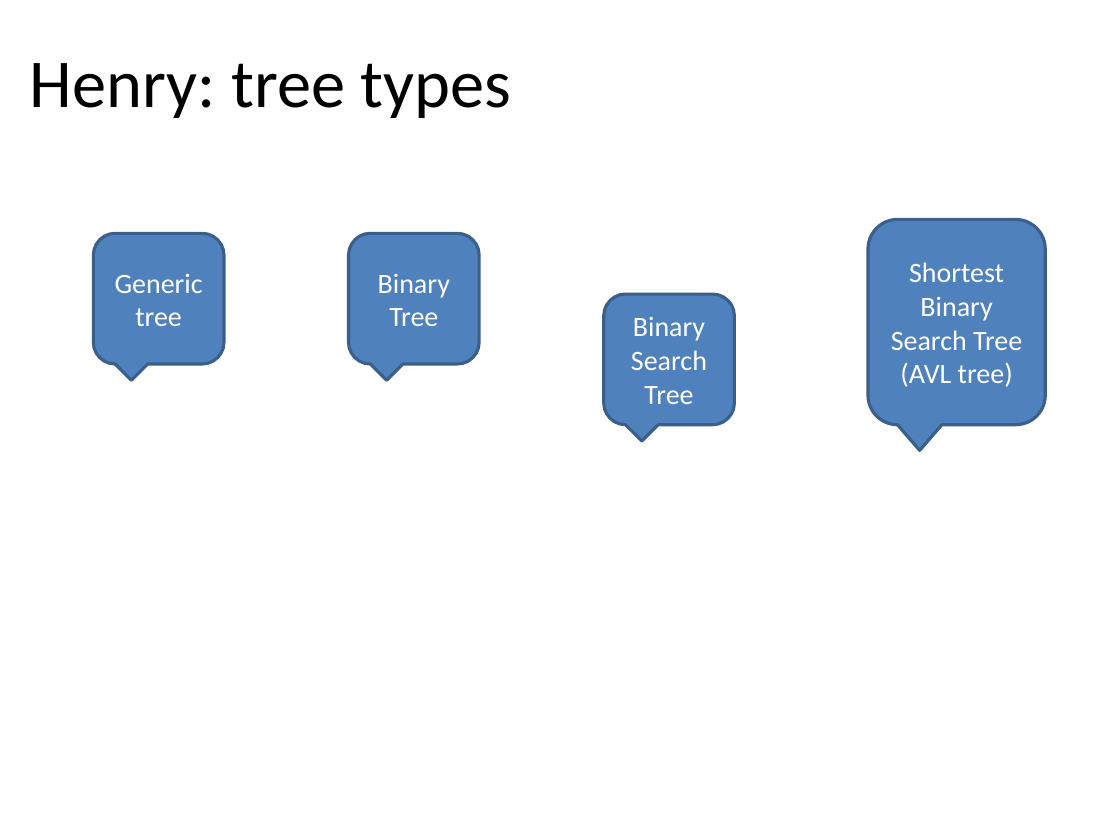
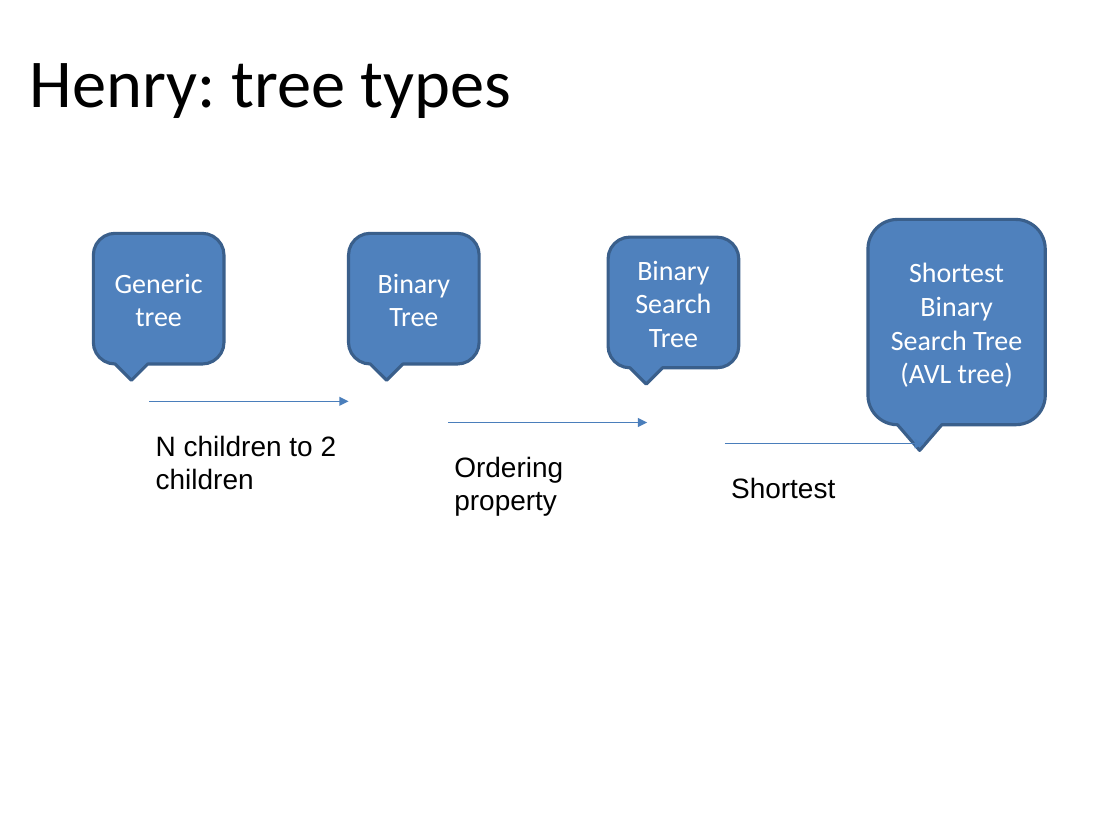
Before and after one commit to tutrunghieu/dsa-2017-java-tutorial, a slide deck: slide 52 of dsa2017-java-online/handouts/data-day05/Lecture 06 - Chapter 06 - Binary Trees - Day 1.pptx. Drawn at 1120x840 pixels with LibreOffice and Linux fonts; fonts in the diff are those of the drawing. Boxes give left, top, right and bottom in pixels: in the first picture for what was removed or moved away, otherwise in the second. Text is boxed around its words. In the diff, an @@ line names an element or a change of style, - is before the commit and + after.

Commit message:
Adding search tree

```diff
--- a/dsa2017-java-online/handouts/data-day05/Lecture 06 - Chapter 06 - Binary Trees - Day 1.pptx
+++ b/dsa2017-java-online/handouts/data-day05/Lecture 06 - Chapter 06 - Binary Trees - Day 1.pptx
@@ rounded speech box "Binary Search Tree": place and size @@
-rounded speech box "Binary Search Tree" at [604, 295, 735, 426]
+rounded speech box "Binary Search Tree" at [608, 237, 739, 368]
@@ arrow added from (149, 401) to (348, 401), #4B7EBC 0.75 pt @@
@@ text added at [156, 435, 337, 490], 18 pt, text #000000 @@
+N children to 2 children
@@ arrow added from (448, 422) to (647, 422), #4B7EBC 0.75 pt @@
@@ arrow added from (725, 444) to (924, 444), #4B7EBC 0.75 pt @@
@@ text added at [454, 456, 563, 516], 18 pt, text #000000 @@
+Ordering property
@@ text added at [731, 477, 835, 499], 18 pt, text #000000 @@
+Shortest
```
Also in this commit, not shown: 3 other files.
